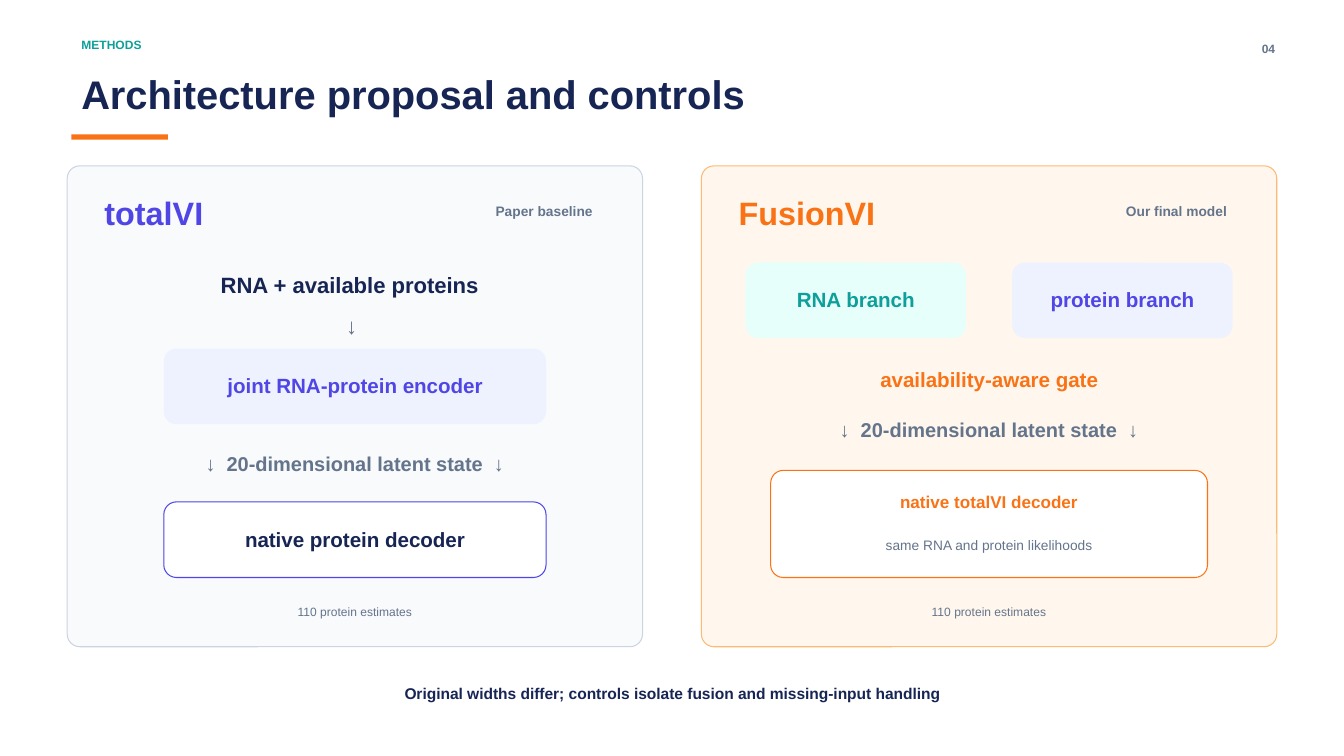
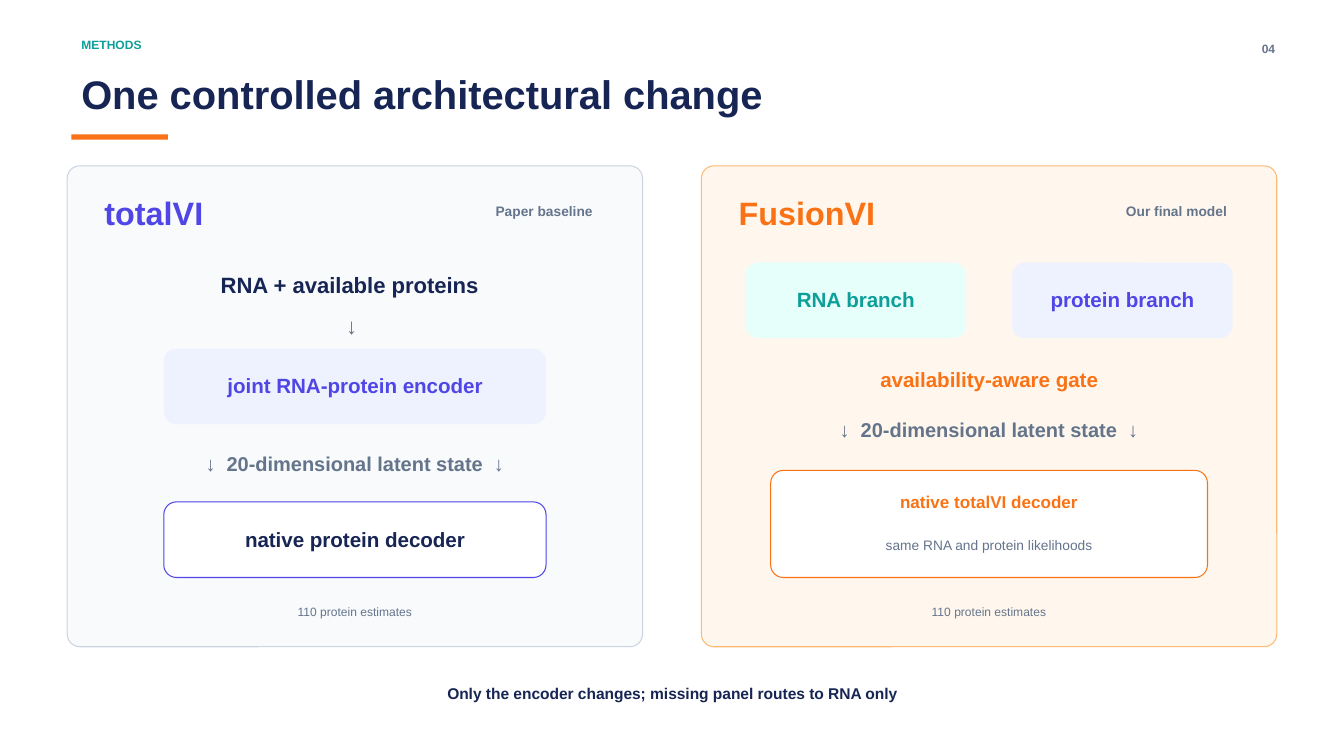
Before and after one commit to nazirad19/FusionVI, a slide deck: slide 4 of deliverables/FusionVI_Paper_Benchmark_Presentation.pptx. Drawn at 1344x756 pixels with LibreOffice and Linux fonts; fonts in the diff are those of the drawing. Boxes give left, top, right and bottom in pixels: in the first picture for what was removed or moved away, otherwise in the second. Text is boxed around its words. In the diff, an @@ line names an element or a change of style, - is before the commit and + after.

Commit message:
Update presentation with 16-seed controls

```diff
--- a/deliverables/FusionVI_Paper_Benchmark_Presentation.pptx
+++ b/deliverables/FusionVI_Paper_Benchmark_Presentation.pptx
@@ text at [81,80,762,118]: text changed @@
-Architecture proposal and controls
+One controlled architectural change
@@ text at [447,687,897,702]: text changed @@
-Original widths differ; controls isolate fusion and missing-input handling
+Only the encoder changes; missing panel routes to RNA only
```
Also in this commit, not shown: 5 other slides changed.
